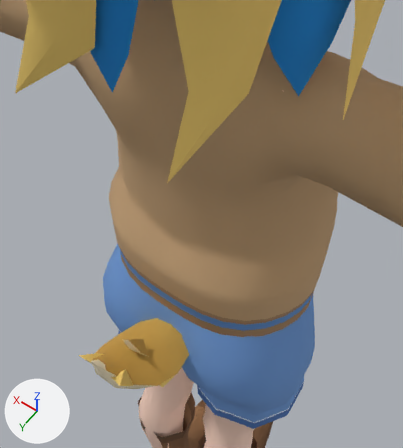
Two versions of the Blender file blender/cass-lite.blend, one commit apart.
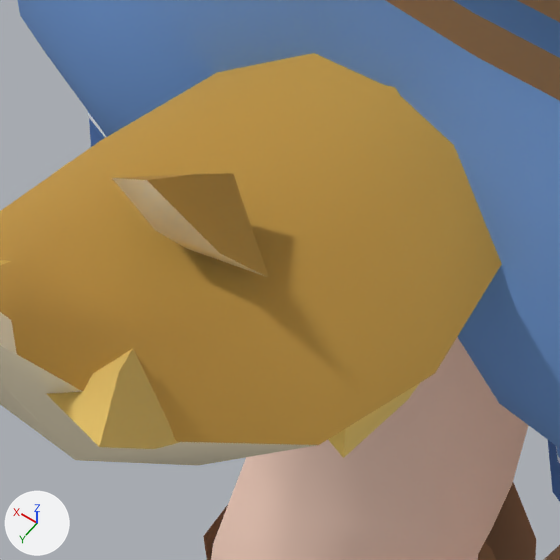
There are two pictures of each version: one from a 50 mm camera at (-0.25, 0.341, 1.708) aimed at (0.008, -0.019, 1.142), one close up on the part from 26% to 49% of the width and 69% to 91% of the height. Arrows for +X, +Y and +Z are at lower left; the lights stay in place. The older version's two pictures come first.

Names of what the first close-up shows: 'Outfit_Boots', 'Outfit_Shorts', 'Outfit_Sweater', 'Skin', 'Tail'.
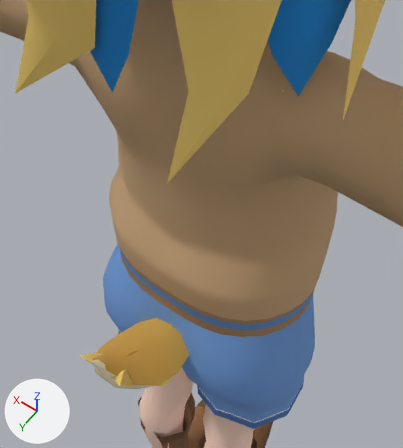
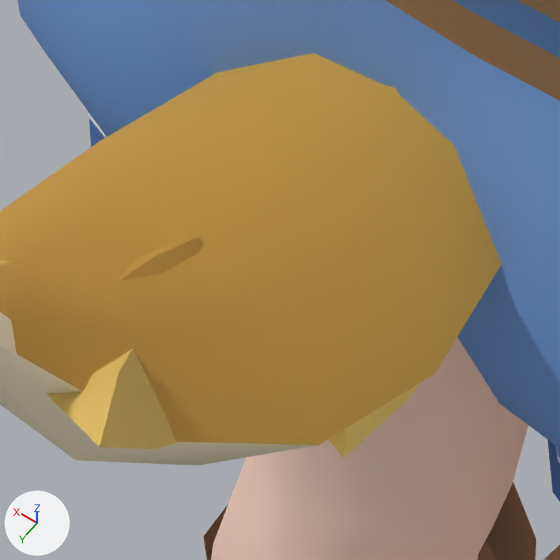
Changed parts and their boxes [x1, y1, x2, y2] in the close-ups (560 x 560 px; the box of a moved part takes in the faces that stretch with it):
part 1 of me_tail, moved or reshaped: before [112, 173, 269, 278]; after [118, 237, 203, 281]

The edits, one by one:
me_tail has 82 vertices, 76 faces and spans x -0.05..0.05, y 0.029..0.201, z 0.973..1.131.
me_tail is used by ob_tail; location (0.0, 0.0, 0.0).
Part 1, on me_tail:
Vertex 73 of me_tail moves from (-0.02, 0.133, 1.049) at pixel (268, 277) to (-0.02, 0.145, 1.037).
Vertex 74 of me_tail moves from (0.0, 0.12, 1.055) at pixel (233, 173) to (0.0, 0.133, 1.045) at pixel (199, 236).
Vertex 75 of me_tail moves from (0.02, 0.133, 1.049) to (0.02, 0.145, 1.037).
Vertex 76 of me_tail moves from (0.0, 0.138, 1.047) at pixel (184, 248) to (0.0, 0.149, 1.034).
Vertex 77 of me_tail moves from (-0.015, 0.141, 1.069) at pixel (219, 253) to (-0.015, 0.156, 1.053).
Vertex 78 of me_tail moves from (0.0, 0.131, 1.072) at pixel (194, 174) to (0.0, 0.147, 1.058) at pixel (154, 256).
Vertex 79 of me_tail moves from (0.015, 0.141, 1.069) at pixel (111, 177) to (0.015, 0.156, 1.053).
Vertex 80 of me_tail moves from (0.0, 0.145, 1.068) at pixel (154, 230) to (0.0, 0.159, 1.051).
Vertex 81 of me_tail moves from (0.0, 0.144, 1.09) at pixel (146, 180) to (0.0, 0.164, 1.069).
